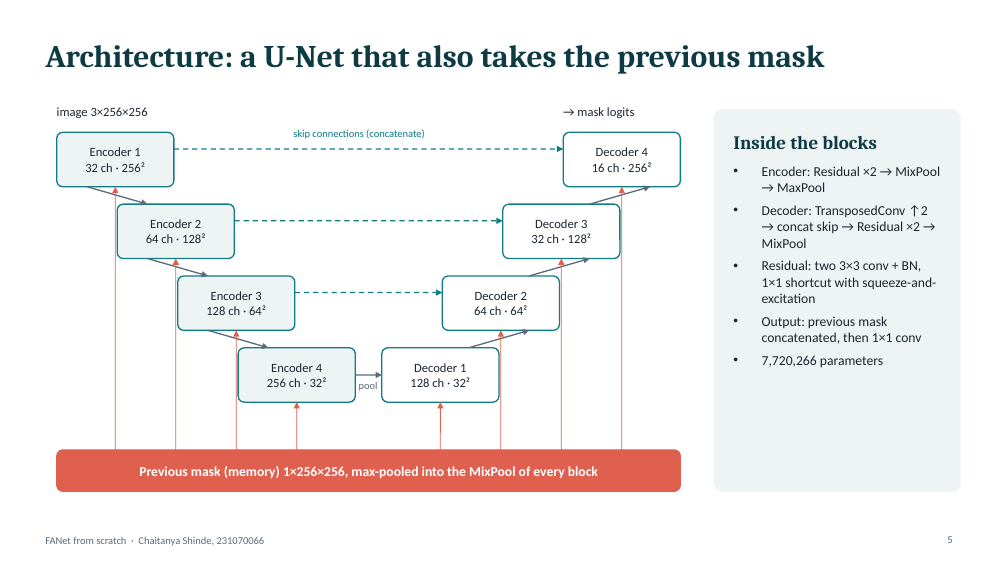
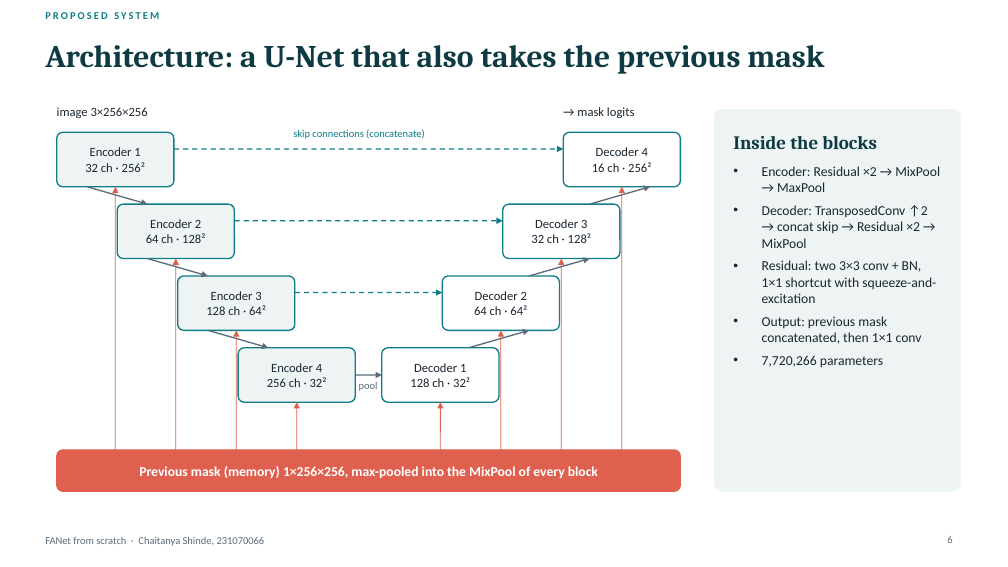
Before and after one commit to Chaitanya-666/DLproject, a slide deck: slide 6 of presentation/FANet_ChaitanyaShinde_231070066.pptx (slide 5 before the commit). Drawn at 1008x567 pixels with LibreOffice and Linux fonts; fonts in the diff are those of the drawing. Boxes give left, top, right and bottom in pixels: in the first picture for what was removed or moved away, otherwise in the second. Text is boxed around its words. In the diff, an @@ line names an element or a change of style, - is before the commit and + after.

Commit message:
Deck follows the PPT brief: sections Problem Statement, Proposed System, Dataset Used, Result Analysis, Future Scope; outline and Future Scope slides added (19 slides); report and book counts updated

```diff
--- a/presentation/FANet_ChaitanyaShinde_231070066.pptx
+++ b/presentation/FANet_ChaitanyaShinde_231070066.pptx
@@ text added at [45, 12, 159, 19], 10 pt, text #0F7C86, bold @@
+PROPOSED SYSTEM
```
Also in this commit, not shown: 14 other slides changed, 2 slides added, 5 other files.
